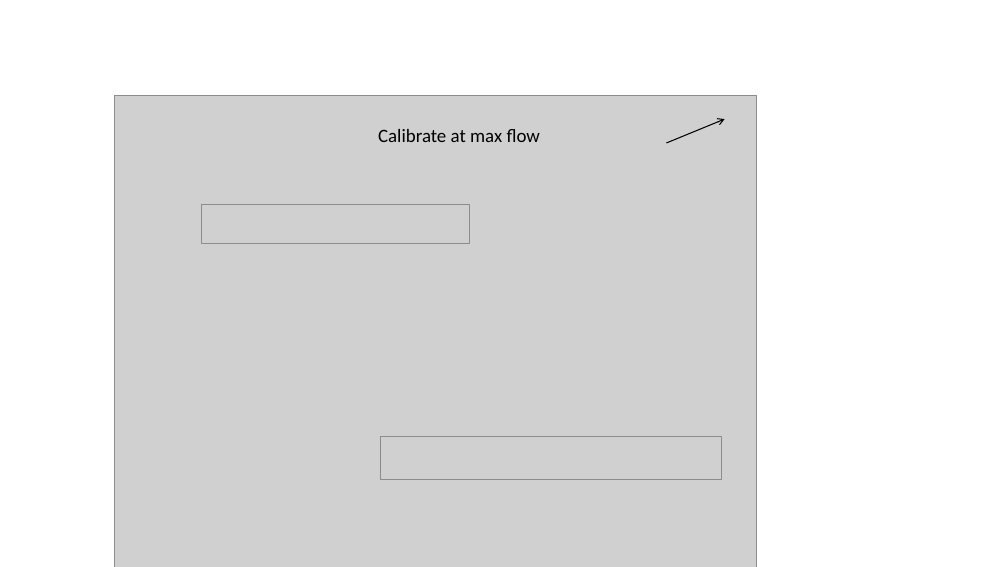
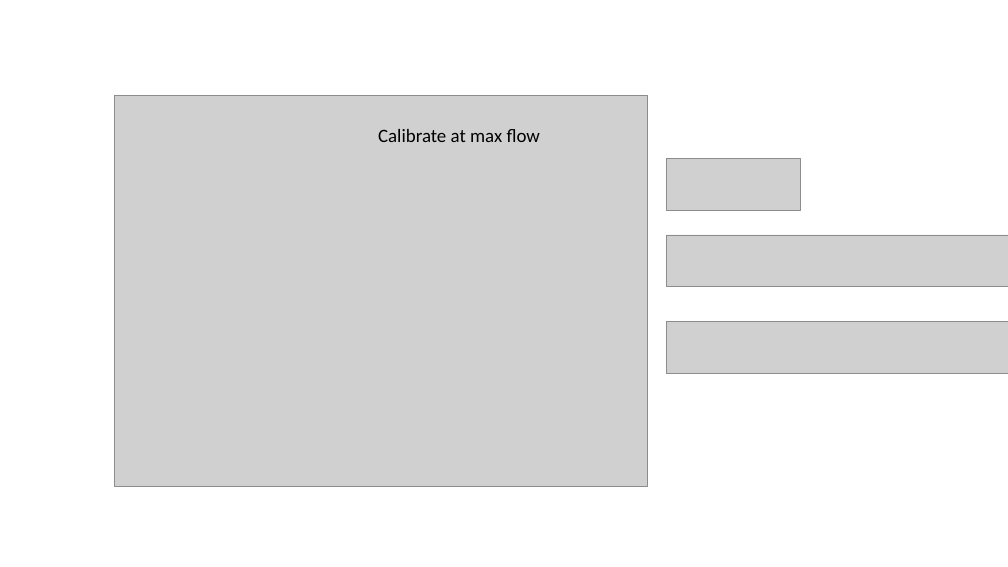
Before and after one commit to AguaClara/SWOT, a slide deck: slide 2 of AguaClara Water Treatment Plant Design/Diagrams.pptx. Drawn at 1008x567 pixels with LibreOffice and Linux fonts; fonts in the diff are those of the drawing; grey boxes stand for pictures. Boxes give left, top, right and bottom in pixels: in the first picture for what was removed or moved away, otherwise in the second. Text is boxed around its words. In the diff, an @@ line names an element or a change of style, - is before the commit and + after.

```diff
--- a/AguaClara Water Treatment Plant Design/Diagrams.pptx
+++ b/AguaClara Water Treatment Plant Design/Diagrams.pptx
@@ picture: place and size @@
-picture at bbox=[115, 95, 756, 567]
+picture at bbox=[115, 95, 647, 487]
@@ arrow removed from (667, 143) to (725, 119) @@
@@ picture added at bbox=[666, 159, 800, 211] @@
@@ picture removed at bbox=[201, 205, 470, 243] @@
@@ picture added at bbox=[666, 235, 1008, 287] @@
@@ picture added at bbox=[666, 322, 1008, 374] @@
@@ picture removed at bbox=[380, 436, 722, 479] @@
```
Also in this commit, not shown: 2 slides added, 1 slide removed, 5 other files.
